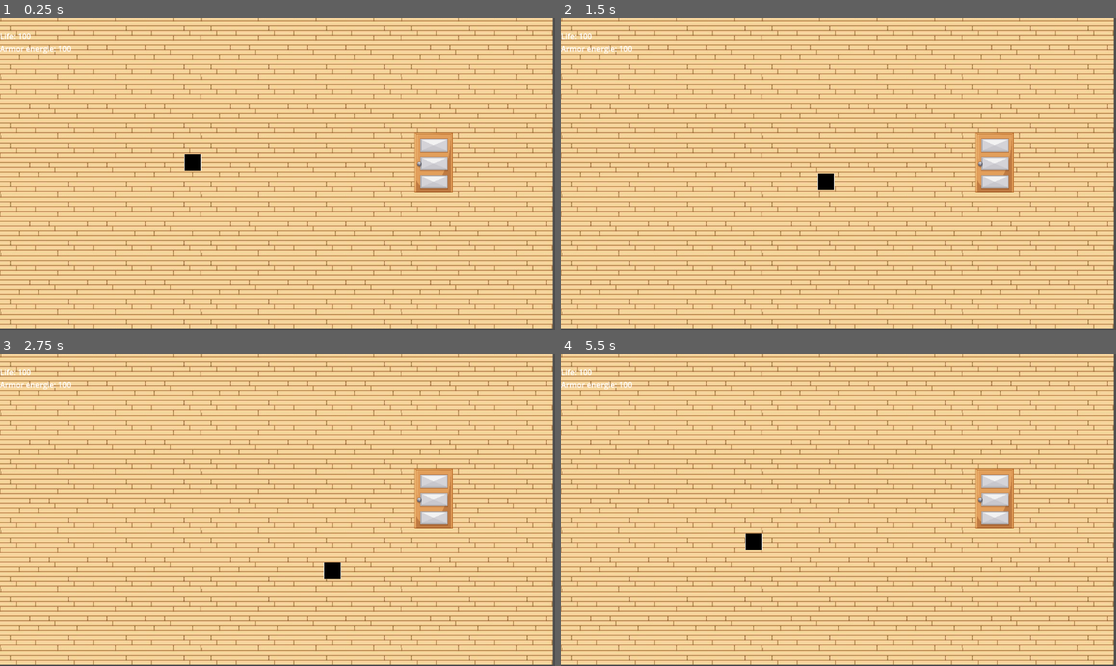
Above: before the commit, frames 1-4 (two rows, left to right).
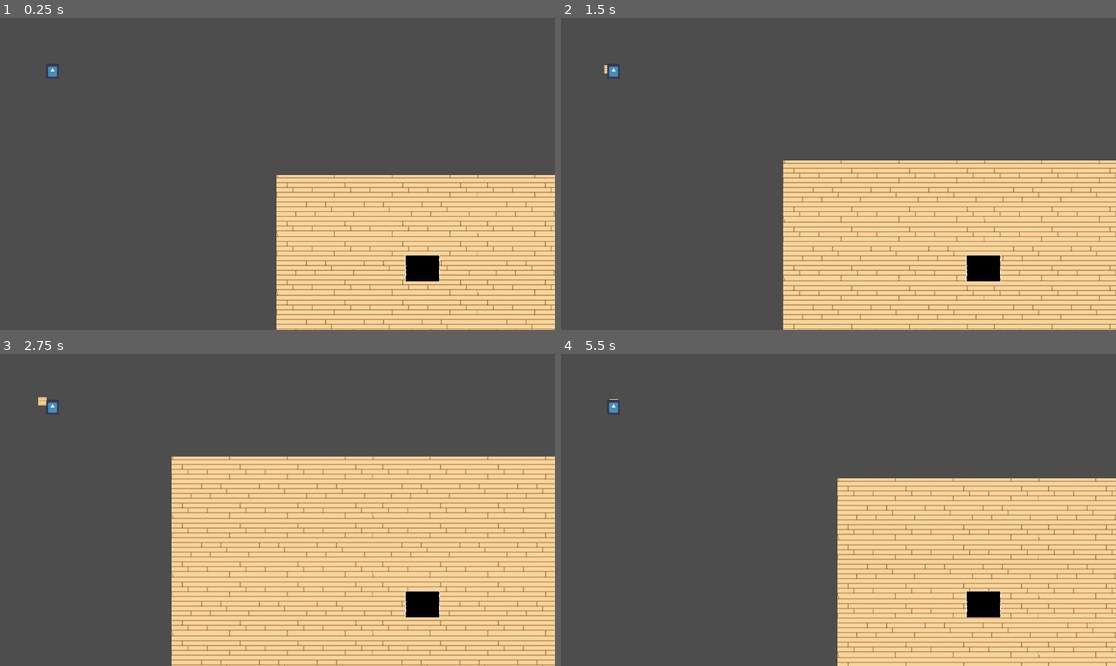
Above: after the commit, the same moments.

Repository: GabO-y/Game-Project_Comp.-Grafica
Game: Godot game, scene res://Cenas/House/levels/room_1/room_1.tscn
Same seed, same stepped clock (60 frames per second), same inputs: the game is played once before the commit and once after it. This scene is started directly instead of the project's main scene. The engine's default icon, where the game draws it, is replaced by a stand-in: a white triangle on a blue panel in a dark square.
Inputs (mouse positions are in pixels of both pictures, inside the frame that each line leads up to):
- Up to frame 1 (0.25 s): no input
- Up to frame 2 (1.5 s): tap Enter at 0.5 s; move the mouse to (960, 158) at 0.52 s; hold Right (ui_right) 0.53-1.28 s; move the mouse to (727, 189) at 1.27 s; hold Down (ui_down) from 1.28 s (still down)
- Up to frame 3 (2.75 s): move the mouse to (333, 441) at 2.02 s; release Down (ui_down) at 2.03 s; hold Right (ui_right) from 2.03 s (still down)
- Up to frame 4 (5.5 s): move the mouse to (810, 572) at 2.77 s; release Right (ui_right) at 2.78 s; hold Up (ui_up) 2.78-3.53 s; move the mouse to (1005, 556) at 3.52 s; hold Left (ui_left) 3.53-5.03 s; move the mouse to (672, 463) at 4.27 s; move the mouse to (866, 510) at 5.02 s; hold Down (ui_down) from 5.03 s (still down)

The runs differ from the first frame. In frame 1, 80% of the frame differs, in the area x 0-100%, y 0-100%; in frame 2, 77%; in frame 3, 66%; in frame 4, 87%.

Commit message:
fazendo minimapa do nivel 1

Diff:
--- a/Cenas/House/house.gd
+++ b/Cenas/House/house.gd
@@ -13,7 +13,7 @@
 
 	var door_scene = preload("res://Cenas/Objects/door/door.tscn")
 	var door = door_scene.instantiate()
-	door.position = Vector2(100, 300)  # posição da porta no cenário
+	door.position = Vector2(900, 300)  # posição da porta no cenário
 	add_child(door)
 
 
--- /dev/null
+++ b/Cenas/House/levels/room_1/jogador.gd
@@ -0,0 +1,8 @@
+extends CharacterBody2D
+
+func _physics_process(_delta: float) -> void:
+	velocity = Input.get_vector(
+		"ui_left","ui_right","ui_up","ui_down"
+
+	).normalized() * 150
+	move_and_slide()
--- a/Cenas/House/levels/room_1/room_1.gd
+++ b/Cenas/House/levels/room_1/room_1.gd
@@ -1,98 +1,14 @@
 # room_1.gd
 extends Node2D
 
-# Variáveis de Cena
-var cena_player = preload("res://Cenas/Player/player.tscn")
-var cena_fantasma = preload("res://Cenas/Enemie/Fantasm/Fantasm.tscn")
 var cena_porta = preload("res://Cenas/Objects/door/door.tscn")
 
-# Variáveis de Jogo
-var player: Character
-var activateArmor = true
-var armor: LightArmor
-var infosModeActivate = false
-
-var spawn_timer: Timer
-var spawn_distancia_min: float = 100.0 # Distância mínima da borda da tela para o spawn
-# para spanar fora da tela
 
 func _ready() -> void:
-	player = cena_player.instantiate()
-	player.name = "Player"
-	player.position = Vector2(400, 300)
-	player.z_index = 10
-	add_child(player)
+
+
 
 	# porta - tem que modificar depois
 	var door = cena_porta.instantiate()
 	door.position = Vector2(900, 300)
 	add_child(door)
-
-	spawn_timer = Timer.new()
-	spawn_timer.name = "SpawnTimer"
-	spawn_timer.wait_time = 1.0
-	spawn_timer.autostart = true
-	spawn_timer.timeout.connect(spawnar_inimigo_fora_da_tela)
-	add_child(spawn_timer)
-
-	# iigual o codigo de house.gd
-	armor = player.armor
-	armor.set_activate(false)
-
-
-func _process(delta: float) -> void:
-	if not is_instance_valid(player):
-		return
-
-	infosMode()
-	toggle_activate_armor()
-
-
-func spawnar_inimigo_fora_da_tela():
-	# 1. Obter o retângulo da câmera/viewport
-	var viewport_rect = get_viewport().get_visible_rect()
-
-	# 2. Gerar uma posição aleatória fora desse retângulo
-	var spawn_position = Vector2.ZERO
-	var lado_aleatorio = randi_range(0, 3) # 0=Cima, 1=Baixo, 2=Esquerda, 3=Direita
-
-	match lado_aleatorio:
-		0: # Cima
-			spawn_position.x = randf_range(viewport_rect.position.x, viewport_rect.end.x)
-			spawn_position.y = viewport_rect.position.y - spawn_distancia_min
-		1: # Baixo
-			spawn_position.x = randf_range(viewport_rect.position.x, viewport_rect.end.x)
-			spawn_position.y = viewport_rect.end.y + spawn_distancia_min
-		2: # Esquerda
-			spawn_position.x = viewport_rect.position.x - spawn_distancia_min
-			spawn_position.y = randf_range(viewport_rect.position.y, viewport_rect.end.y)
-		3: # Direita
-			spawn_position.x = viewport_rect.end.x + spawn_distancia_min
-			spawn_position.y = randf_range(viewport_rect.position.y, viewport_rect.end.y)
-
-	# 3. Criar e posicionar o inimigo
-	var novo_inimigo = cena_fantasma.instantiate()
-	novo_inimigo.global_position = spawn_position
-	novo_inimigo.z_index = 10
-	add_child(novo_inimigo)
-
-	print("Fantasma nasceu fora da tela em: ", novo_inimigo.global_position)
-
-
-# funcoes de house.gd
-func toggle_activate_armor() -> void:
-	if Input.is_action_just_pressed("ui_toggle_armor"):
-		armor.set_activate(activateArmor)
-		activateArmor = !activateArmor
-
-func infosMode():
-	var label_node = get_node_or_null("labelPlayer")
-	if not label_node:
-		var labelPlayer = Label.new()
-		labelPlayer.name = "labelPlayer"
-		add_child(labelPlayer)
-		label_node = labelPlayer
-	label_node.text = """
-	Life: %.0f
-	Armor energie: %.0f
-	""" % [player.life, armor.energie]
--- a/Cenas/House/levels/room_1/room_1.tscn
+++ b/Cenas/House/levels/room_1/room_1.tscn
@@ -1,13 +1,52 @@
-[gd_scene load_steps=3 format=3 uid="uid://dqel2s0xpwg8v"]
+[gd_scene load_steps=7 format=3 uid="uid://dqel2s0xpwg8v"]
 
 [ext_resource type="Script" uid="uid://cgnkpkde6igj4" path="res://Cenas/House/levels/room_1/room_1.gd" id="1_v1oy7"]
 [ext_resource type="Texture2D" uid="uid://vr8mdlo7svxk" path="res://Cenas/House/levels/room_1/room_1_cortado.jpg" id="2_6j1h4"]
+[ext_resource type="Script" uid="uid://brs4cvuqm0vq2" path="res://Cenas/House/levels/room_1/jogador.gd" id="3_xmbut"]
+[ext_resource type="Texture2D" uid="uid://7daj5pugw3ai" path="res://Assets/Player/Sprites/pngtree-red-square-seal-png-image_2441737.jpg" id="4_v0vyw"]
+[ext_resource type="Script" uid="uid://c30a26kj654kt" path="res://Cenas/House/levels/room_1/sub_viewport.gd" id="5_v0vyw"]
+[ext_resource type="Texture2D" uid="uid://cybjamgolcp2e" path="res://icon.svg" id="6_f1nis"]
 
 [node name="Room1" type="Node2D"]
 script = ExtResource("1_v1oy7")
 
 [node name="piso" type="TextureRect" parent="."]
-offset_right = 1147.0
-offset_bottom = 645.0
+offset_left = -2.0
+offset_top = 2.0
+offset_right = 1145.0
+offset_bottom = 647.0
 texture = ExtResource("2_6j1h4")
 stretch_mode = 1
+
+[node name="Jogador" type="CharacterBody2D" parent="."]
+script = ExtResource("3_xmbut")
+
+[node name="Sprite2D" type="Sprite2D" parent="Jogador"]
+position = Vector2(301, 196)
+scale = Vector2(0.238411, 0.185811)
+texture = ExtResource("4_v0vyw")
+
+[node name="Camera2D" type="Camera2D" parent="Jogador"]
+
+[node name="UI" type="CanvasLayer" parent="."]
+
+[node name="SubViewportContainer" type="SubViewportContainer" parent="UI"]
+offset_right = 40.0
+offset_bottom = 40.0
+
+[node name="SubViewport" type="SubViewport" parent="UI/SubViewportContainer"]
+size = Vector2i(200, 200)
+script = ExtResource("5_v0vyw")
+
+[node name="Sprite2D" type="Sprite2D" parent="UI/SubViewportContainer/SubViewport"]
+position = Vector2(98, 95)
+scale = Vector2(0.423077, 1.36066)
+texture = ExtResource("2_6j1h4")
+
+[node name="Camera2D" type="Camera2D" parent="UI/SubViewportContainer/SubViewport"]
+zoom = Vector2(0.1, 0.1)
+
+[node name="Sprite2D" type="Sprite2D" parent="UI/SubViewportContainer"]
+position = Vector2(109.25, 110.75)
+scale = Vector2(0.207031, 0.246094)
+texture = ExtResource("6_f1nis")
--- /dev/null
+++ b/Cenas/House/levels/room_1/sub_viewport.gd
@@ -0,0 +1,5 @@
+extends SubViewport
+
+@onready var camera = $Camera2D
+func _physics_process(_delta):
+	camera.position = owner.find_child("Jogador").position
--- a/Cenas/Player/player.tscn
+++ b/Cenas/Player/player.tscn
@@ -10,7 +10,7 @@
 [sub_resource type="CircleShape2D" id="CircleShape2D_yjlpd"]
 radius = 28.0179
 
-[node name="Player" type="Node2D"]
+[node name="Player" type="Node2D" groups=["player"]]
 position = Vector2(50, 36)
 script = ExtResource("1_yjlpd")
 
Not shown, added: Cenas/House/levels/room_1/jogador.gd.uid
Not shown, added: Cenas/House/levels/room_1/sub_viewport.gd.uid
